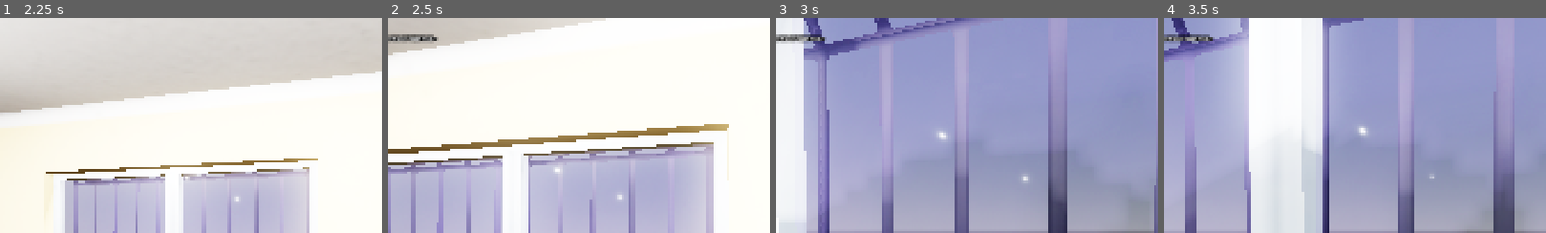
Above: before the commit, frames 1-4 (left to right).
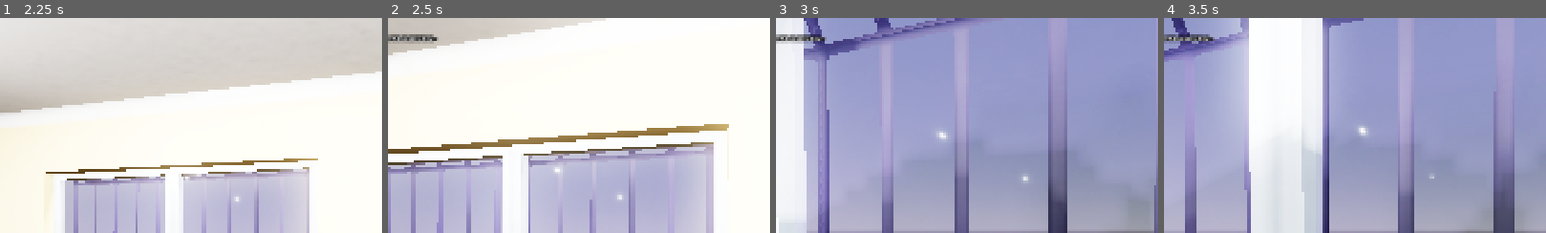
Above: after the commit, the same moments.

Repository: takanazwa5/ProjektMonopolowy
Game: Godot game, scene res://scenes/game/game.tscn
Same seed, same stepped clock (60 frames per second), same inputs: the game is played once before the commit and once after it.
Inputs (mouse positions are % of the whole screen's width and height, from its top left):
- Up to frame 1 (2.25 s): tap Enter at 0.5 s; move the mouse to (55, 50) at 0.52 s; hold E (interact) 0.53-1.28 s; hold W (walk_forward) from 0.53 s (still down); click (55, 50) at 0.67 s; move the mouse to (45, 50) at 1.27 s; tap Ctrl (crouch) at 1.35 s; tap E (interact) at 1.55 s; move the mouse to (52, 48) at 2.02 s; hold G (drop_item) from 2.03 s (still down)
- Up to frame 2 (2.5 s): keep holding W (walk_forward); keep holding G (drop_item); tap E (interact) at 2.3 s
- Up to frame 3 (3 s): keep holding W (walk_forward); move the mouse to (49, 52) at 2.77 s; release G (drop_item) at 2.78 s; tap E (interact) at 2.85 s; click (49, 52) at 2.92 s
- Up to frame 4 (3.5 s): keep holding W (walk_forward)
The pictures show only the part of the screen within x 14-64%, y 0-50%; the shares and areas given below are measured in that part.

Frame 1 is identical in both runs. In frame 2, less than 0.1% of the frame differs, in the area x 2-12%, y 7-11%; in frame 3, less than 0.1%; in frame 4, less than 0.1%.

Commit message:
Remove Marlboro and Papierzosy items from level
Deleted Marlboro and Papierzosy item scenes, assets, and their references from the level. These items are no longer present or instanced in the level scene.

Diff:
--- a/features/interactable/items/marlboro/assets/marlboro.tres
+++ /dev/null
@@ -1,7 +0,0 @@
-[gd_resource type="StandardMaterial3D" load_steps=2 format=3 uid="uid://buc1b4tcfb1pu"]
-
-[ext_resource type="Texture2D" uid="uid://db8p7ba4f5s34" path="res://features/interactable/items/marlboro/assets/marlboro256_marlboro256.jpg" id="1_agwb8"]
-
-[resource]
-resource_name = "marlboro"
-albedo_texture = ExtResource("1_agwb8")
--- a/features/interactable/items/marlboro/marlboro.tscn
+++ /dev/null
@@ -1,21 +0,0 @@
-[gd_scene load_steps=4 format=3 uid="uid://c0s6fvw6piahv"]
-
-[ext_resource type="Script" uid="uid://d15v28iqbs55f" path="res://features/interactable/items/item.gd" id="1_r3ob2"]
-[ext_resource type="PackedScene" uid="uid://cyy1htjmqcmy4" path="res://features/interactable/items/marlboro/assets/marlboro256.glb" id="2_hm80g"]
-
-[sub_resource type="ConvexPolygonShape3D" id="ConvexPolygonShape3D_4eye6"]
-points = PackedVector3Array(-0.0125, -0.0431746, -0.0290023, 0.0122035, 0.0446599, 0.03, 0.0122035, 0.0446599, -0.03, 0.0122035, -0.0446599, 0.03, -0.0125, 0.0431746, 0.0290023, 0.0122035, -0.0446599, -0.03, -0.0125, 0.0431746, -0.0290023, -0.0125, -0.0431746, 0.0290023)
-
-[node name="Marlboro" type="StaticBody3D" groups=["items"]]
-collision_layer = 4
-script = ExtResource("1_r3ob2")
-item_name = "Marlboro"
-type = 0
-reticle_tooltip_text = "Malboraski"
-
-[node name="marlboro256" parent="." instance=ExtResource("2_hm80g")]
-transform = Transform3D(-4.37114e-08, 0, -1, 0, 1, 0, 1, 0, -4.37114e-08, 0, 0, 0)
-
-[node name="CollisionShape3D" type="CollisionShape3D" parent="."]
-transform = Transform3D(-4.37114e-08, 0, -1, 0, 1, 0, 1, 0, -4.37114e-08, 0, 0, 0)
-shape = SubResource("ConvexPolygonShape3D_4eye6")
--- a/features/interactable/items/papierzosy/assets/papierzosy.tres
+++ /dev/null
@@ -1,7 +0,0 @@
-[gd_resource type="StandardMaterial3D" load_steps=2 format=3 uid="uid://dy5kofmapia6m"]
-
-[ext_resource type="Texture2D" uid="uid://45nvdrf8cepd" path="res://features/interactable/items/papierzosy/assets/papierzosy256_papierzosy256.jpg" id="1_70st6"]
-
-[resource]
-resource_name = "papierzosy"
-albedo_texture = ExtResource("1_70st6")
--- a/features/interactable/items/papierzosy/papierzosy.tscn
+++ /dev/null
@@ -1,20 +0,0 @@
-[gd_scene load_steps=4 format=3 uid="uid://daaf5b4tnvg2g"]
-
-[ext_resource type="PackedScene" uid="uid://dfuavw6y3hk2o" path="res://features/interactable/items/papierzosy/assets/papierzosy256.glb" id="1_3k45l"]
-[ext_resource type="Script" uid="uid://d15v28iqbs55f" path="res://features/interactable/items/item.gd" id="1_285m2"]
-
-[sub_resource type="ConvexPolygonShape3D" id="ConvexPolygonShape3D_yxxys"]
-points = PackedVector3Array(-0.0125, -0.0431746, -0.0290023, 0.0122035, 0.0446599, 0.03, 0.0122035, 0.0446599, -0.03, 0.0122035, -0.0446599, 0.03, -0.0125, 0.0431746, 0.0290023, 0.0122035, -0.0446599, -0.03, -0.0125, 0.0431746, -0.0290023, -0.0125, -0.0431746, 0.0290023)
-
-[node name="Papierzosy" type="StaticBody3D" groups=["items"]]
-collision_layer = 4
-script = ExtResource("1_285m2")
-item_name = "Papierzosy"
-type = 0
-
-[node name="papierzosy256" parent="." instance=ExtResource("1_3k45l")]
-transform = Transform3D(-4.37114e-08, 0, -1, 0, 1, 0, 1, 0, -4.37114e-08, 0, 0, 0)
-
-[node name="CollisionShape3D" type="CollisionShape3D" parent="."]
-transform = Transform3D(-4.37114e-08, 0, -1, 0, 1, 0, 1, 0, -4.37114e-08, 0, 0, 0)
-shape = SubResource("ConvexPolygonShape3D_yxxys")
--- a/features/level/level.tscn
+++ b/features/level/level.tscn
@@ -1,11 +1,9 @@
-[gd_scene load_steps=58 format=3 uid="uid://bs2knhaaun6oi"]
+[gd_scene load_steps=56 format=3 uid="uid://bs2knhaaun6oi"]
 
 [ext_resource type="Script" uid="uid://nllfvbeeh8hn" path="res://features/level/level.gd" id="1_5cegx"]
 [ext_resource type="PackedScene" uid="uid://dc0lnblefw7m" path="res://features/level/assets/furniture/meshes/szafa_wielka.glb" id="3_v1stt"]
 [ext_resource type="PackedScene" uid="uid://bfrkhd5j505xi" path="res://features/level/assets/beer_crates/meshes/beer_crates/bobr_crate.gltf" id="4_3vdyf"]
 [ext_resource type="PackedScene" uid="uid://b5fjwjemdsw77" path="res://features/level/assets/beer_crates/meshes/beer_crates/boskie_crate.gltf" id="5_leaar"]
-[ext_resource type="PackedScene" uid="uid://c0s6fvw6piahv" path="res://features/interactable/items/marlboro/marlboro.tscn" id="5_mfaqe"]
-[ext_resource type="PackedScene" uid="uid://daaf5b4tnvg2g" path="res://features/interactable/items/papierzosy/papierzosy.tscn" id="6_i578k"]
 [ext_resource type="PackedScene" uid="uid://cam8fx48wcwee" path="res://features/level/assets/beer_crates/meshes/beer_crates/jp_crate.gltf" id="6_msrsj"]
 [ext_resource type="PackedScene" uid="uid://dm37ts7fiuxnu" path="res://features/level/assets/beer_crates/meshes/beer_crates/mech_crate.gltf" id="7_0uke6"]
 [ext_resource type="PackedScene" uid="uid://dum24x4vjs36k" path="res://features/level/assets/furniture/meshes/szafa.glb" id="7_2e8v1"]
@@ -207,12 +205,6 @@
 unique_name_in_owner = true
 transform = Transform3D(-0.992185, 0, -0.124779, 0, 1, 0, 0.124779, 0, -0.992185, 1.74809, 1.12412, -1.67112)
 
-[node name="Marlboro" parent="." instance=ExtResource("5_mfaqe")]
-transform = Transform3D(-4.37114e-08, 0, -1, 0, 1, 0, 1, 0, -4.37114e-08, 2.258, 1.532, -2.9)
-
-[node name="Papierzosy" parent="." instance=ExtResource("6_i578k")]
-transform = Transform3D(-4.37114e-08, 0, 1, 0, 1, 0, -1, 0, -4.37114e-08, 2.25551, 1.53215, -2.78527)
-
 [node name="Cigarettes" type="Node3D" parent="."]
 transform = Transform3D(-4.37114e-08, 0, -1, 0, 1, 0, 1, 0, -4.37114e-08, 2.27704, 1.90024, -3.21985)
 
Binary file removed: features/interactable/items/marlboro/assets/marlboro256.glb
Not shown, removed: features/interactable/items/marlboro/assets/marlboro256.glb.import
Binary file removed: features/interactable/items/marlboro/assets/marlboro256_marlboro256.jpg
Not shown, removed: features/interactable/items/marlboro/assets/marlboro256_marlboro256.jpg.import
Binary file removed: features/interactable/items/papierzosy/assets/papierzosy256.glb
Not shown, removed: features/interactable/items/papierzosy/assets/papierzosy256.glb.import
Binary file removed: features/interactable/items/papierzosy/assets/papierzosy256_papierzosy256.jpg
Not shown, removed: features/interactable/items/papierzosy/assets/papierzosy256_papierzosy256.jpg.import
